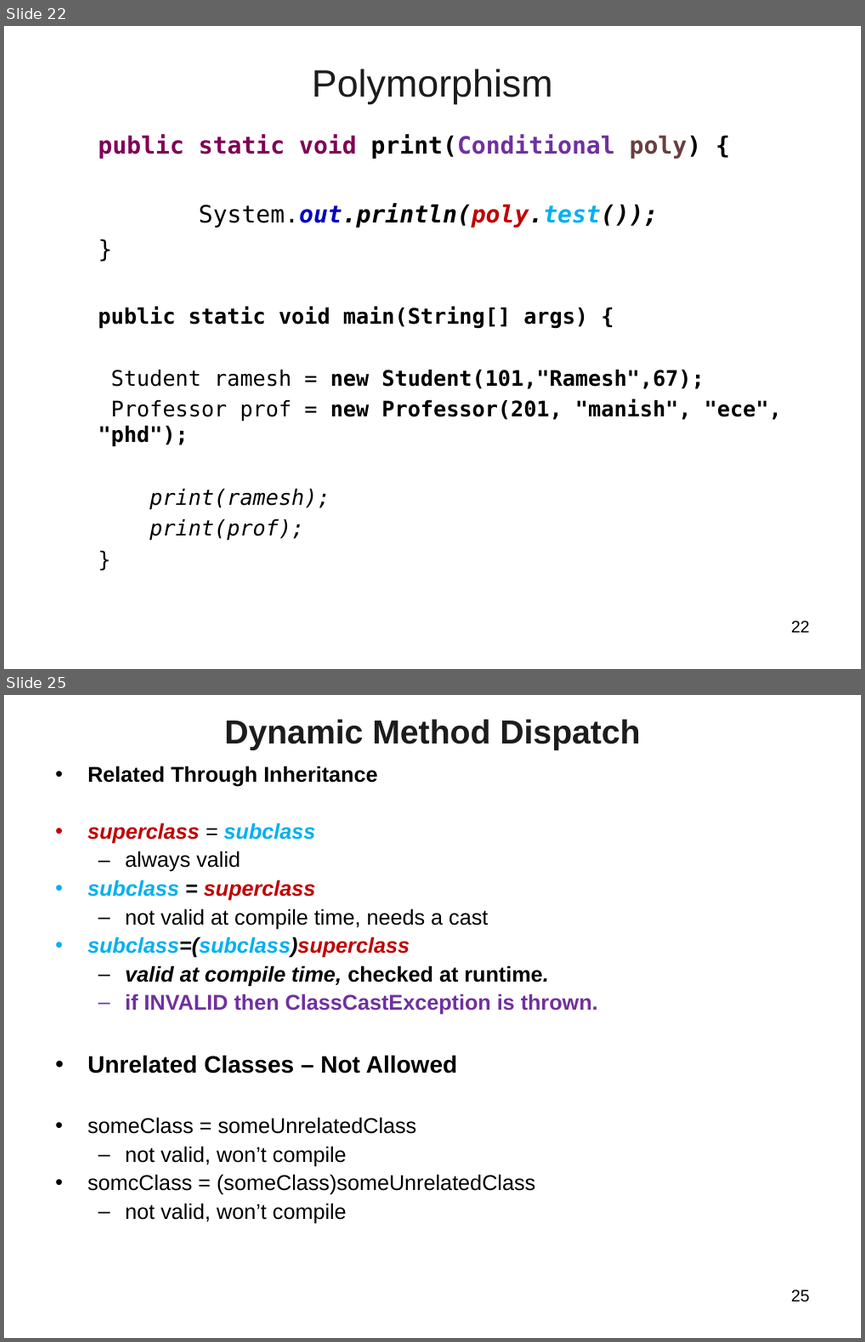
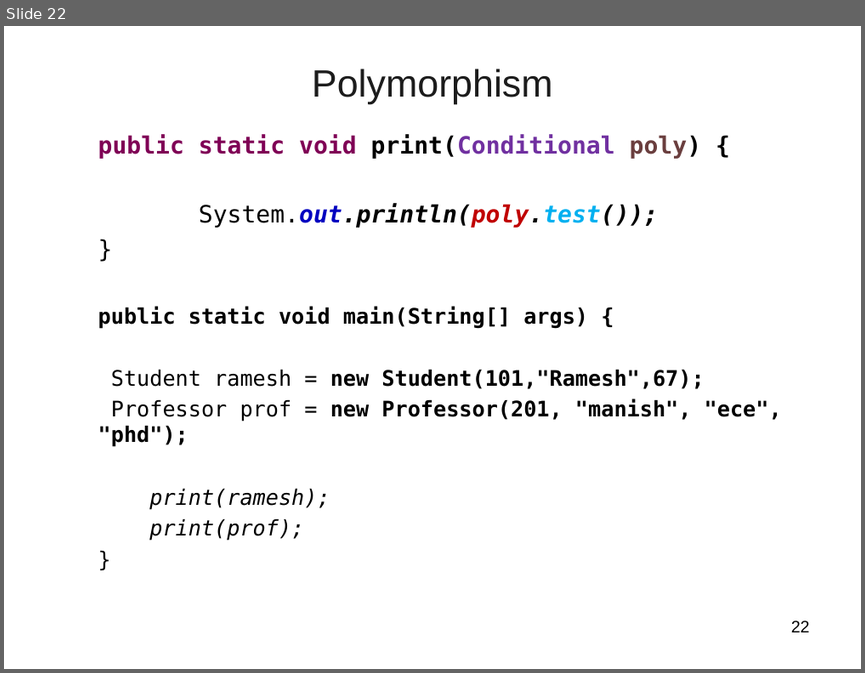
Before and after one commit to vatsanTraining/training_sept_2023, a slide deck: Java_Day_Two.ppt. Shown one above the other, each under a label of ours: slides 22 and 25 before the commit, slide 22 after it; the slides between them are not shown. The pictures are 865x1342 and 865x673 pixels, drawn with LibreOffice and Linux fonts; fonts in the diff are those of the drawing; background and template pictures are left out. Boxes give left, top, right and bottom in pixels: in the first picture for what was removed or moved away, otherwise in the second. Text is boxed around its words. In the diff, an @@ line names an element or a change of style, - is before the commit and + after.

```diff
--- a/Java_Day_Two.ppt
+++ b/Java_Day_Two.ppt
@@ slide 25 removed at box(4, 695, 861, 1338), background picture (left out) @@
@@ title removed at box(224, 719, 640, 750) @@
-Dynamic Method Dispatch
@@ text removed at box(87, 766, 598, 1224) @@
-• Related Through Inheritance
-• superclass = subclass
-  – always valid
-• subclass = superclass
-  – not valid at compile time, needs a cast
-• subclass=(subclass)superclass
-  – valid at compile time, checked at runtime.
-  – if INVALID then ClassCastException is thrown.
-• Unrelated Classes – Not Allowed
-• someClass = someUnrelatedClass
-  – not valid, won’t compile
-• somcClass = (someClass)someUnrelatedClass
-  – not valid, won’t compile
@@ page number removed at box(791, 1289, 810, 1302) @@
-25
```
Also in this commit, not shown: 62 slides added, 4 other slides removed, 5 other files.
